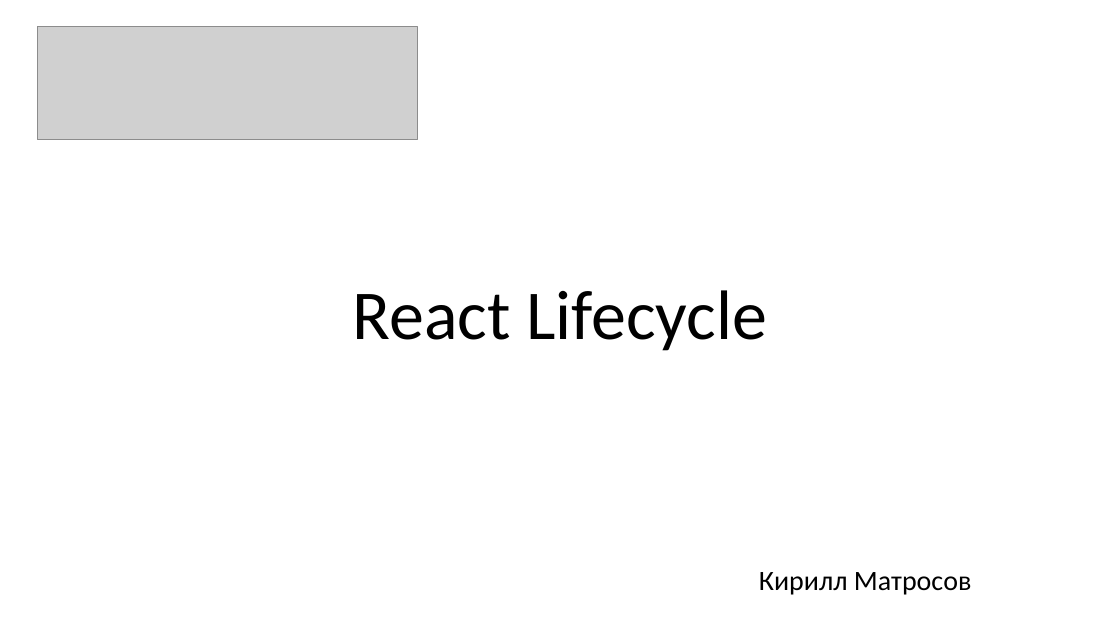
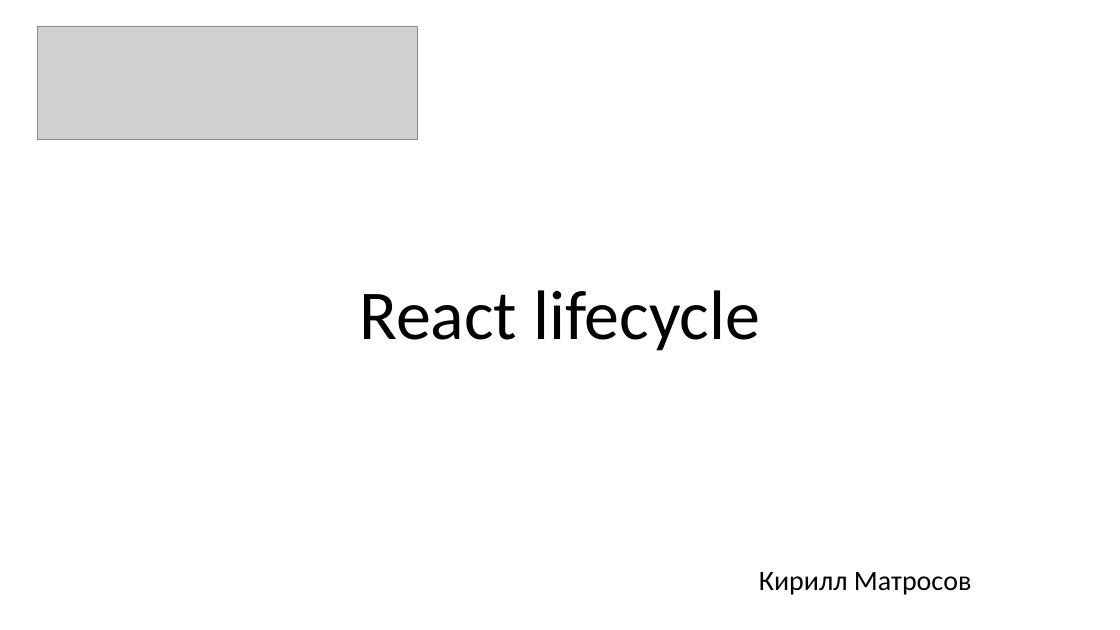
Before and after one commit to kdmatrosov/react-lifecycle, a slide deck: slide 1 of React Lifecycle.pptx. Drawn at 1120x630 pixels with LibreOffice and Linux fonts; fonts in the diff are those of the drawing; grey boxes stand for pictures. Boxes give left, top, right and bottom in pixels: in the first picture for what was removed or moved away, otherwise in the second. Text is boxed around its words. In the diff, an @@ line names an element or a change of style, - is before the commit and + after.

```diff
--- a/React Lifecycle.pptx
+++ b/React Lifecycle.pptx
@@ title at [359, 290, 760, 351]: text changed @@
-React Lifecycle
+React lifecycle
```
Also in this commit, not shown: 1 slide added.
